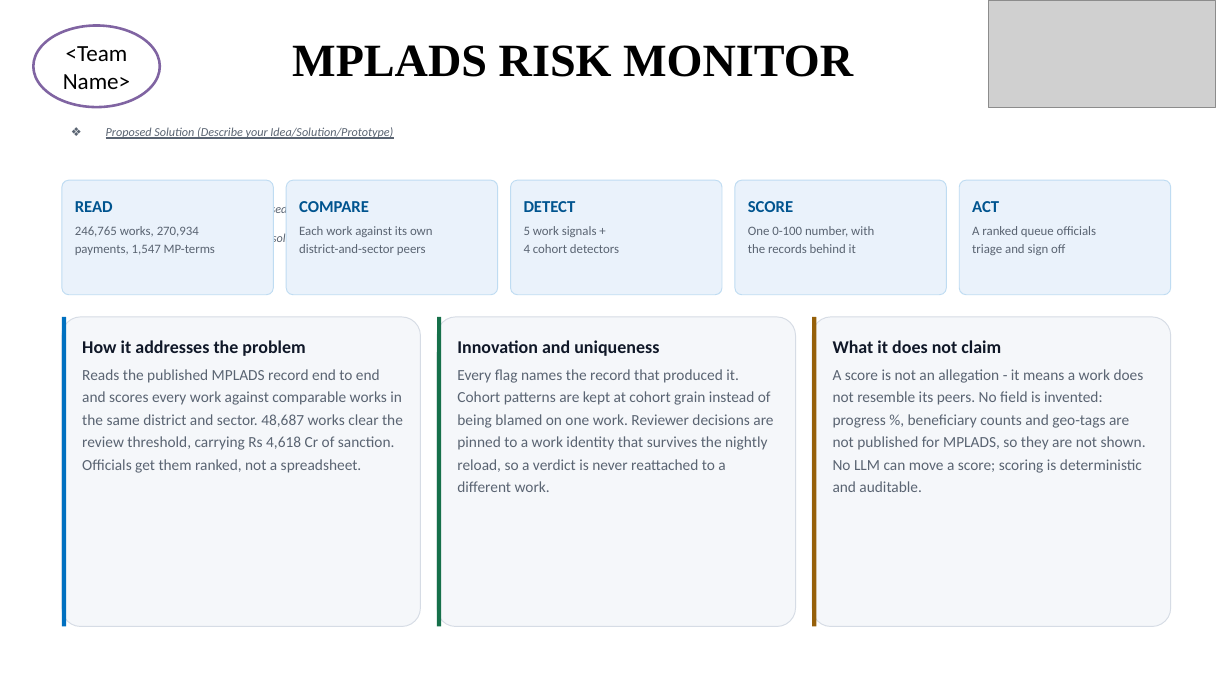
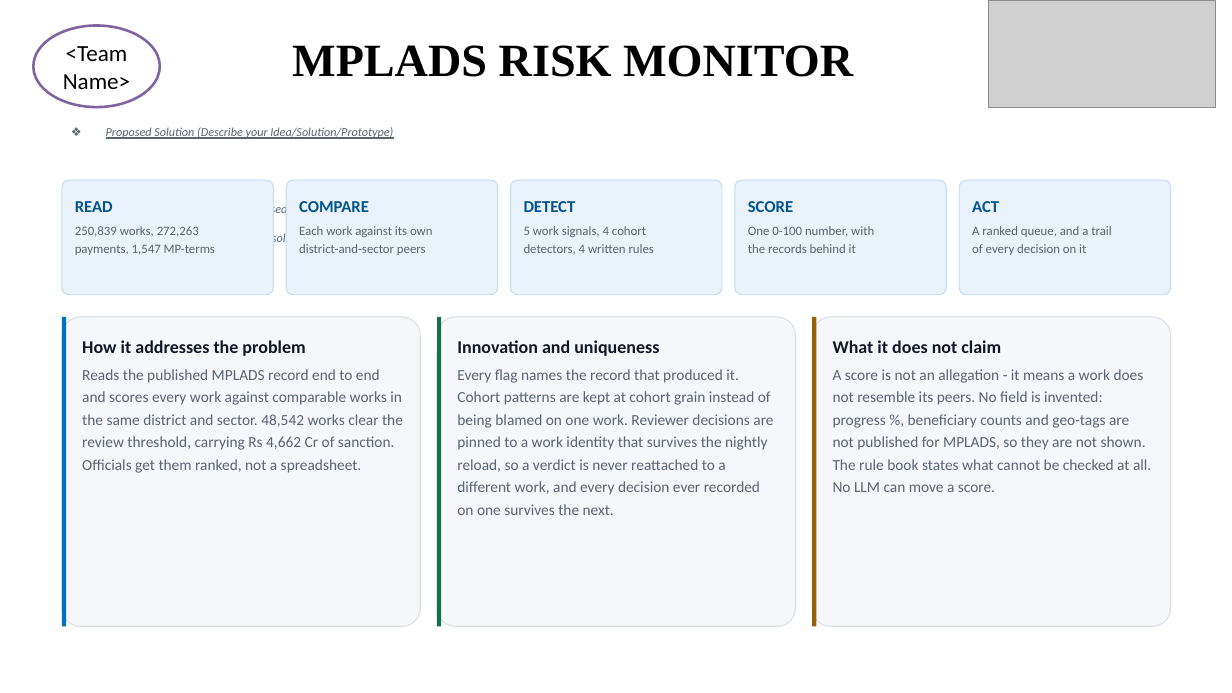
Before and after one commit to fbivinay/SIH-HACKATHON, a slide deck: slide 2 of docs/deck/SIH26102-MPLADS-SIH-Idea.pptx. Drawn at 1232x693 pixels with LibreOffice and Linux fonts; fonts in the diff are those of the drawing; grey boxes stand for pictures. Boxes give left, top, right and bottom in pixels: in the first picture for what was removed or moved away, otherwise in the second. Text is boxed around its words. In the diff, an @@ line names an element or a change of style, - is before the commit and + after.

```diff
--- a/docs/deck/SIH26102-MPLADS-SIH-Idea.pptx
+++ b/docs/deck/SIH26102-MPLADS-SIH-Idea.pptx
@@ text at bbox=[75, 226, 215, 255]: text changed @@
-246,765 works, 270,934
-payments, 1,547 MP-terms
+250,839 works, 272,263
+payments, 1,547 MP-terms
@@ text at bbox=[524, 226, 654, 254]: text changed @@
-5 work signals +
-4 cohort detectors
+5 work signals, 4 cohort
+detectors, 4 written rules
@@ text at bbox=[972, 226, 1111, 255]: text changed @@
-A ranked queue officials
-triage and sign off
+A ranked queue, and a trail
+of every decision on it
@@ text at bbox=[82, 369, 403, 473]: text changed @@
-Reads the published MPLADS record end to end and scores every work against comparable works in the same district and sector. 48,687 works clear the review threshold, carrying Rs 4,618 Cr of sanction. Officials get them ranked, not a spreadsheet.
+Reads the published MPLADS record end to end and scores every work against comparable works in the same district and sector. 48,542 works clear the review threshold, carrying Rs 4,662 Cr of sanction. Officials get them ranked, not a spreadsheet.
@@ text at bbox=[457, 369, 773, 515]: text changed @@
-Every flag names the record that produced it. Cohort patterns are kept at cohort grain instead of being blamed on one work. Reviewer decisions are pinned to a work identity that survives the nightly reload, so a verdict is never reattached to a different work.
+Every flag names the record that produced it. Cohort patterns are kept at cohort grain instead of being blamed on one work. Reviewer decisions are pinned to a work identity that survives the nightly reload, so a verdict is never reattached to a different work, and every decision ever recorded on one survives the next.
@@ text at bbox=[833, 369, 1151, 492]: text changed @@
-A score is not an allegation - it means a work does not resemble its peers. No field is invented: progress %, beneficiary counts and geo-tags are not published for MPLADS, so they are not shown. No LLM can move a score; scoring is deterministic and auditable.
+A score is not an allegation - it means a work does not resemble its peers. No field is invented: progress %, beneficiary counts and geo-tags are not published for MPLADS, so they are not shown. The rule book states what cannot be checked at all. No LLM can move a score.
```
Also in this commit, not shown: 4 other slides changed, 1 other file.
